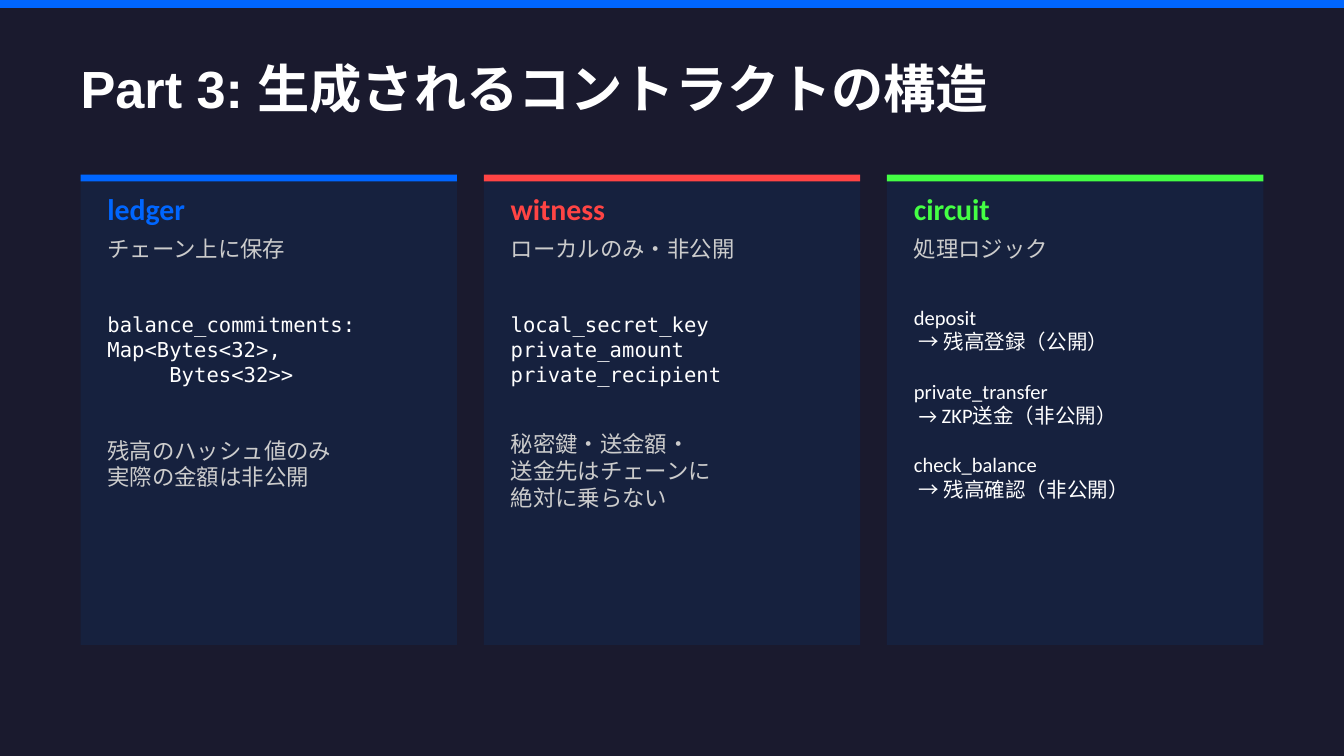
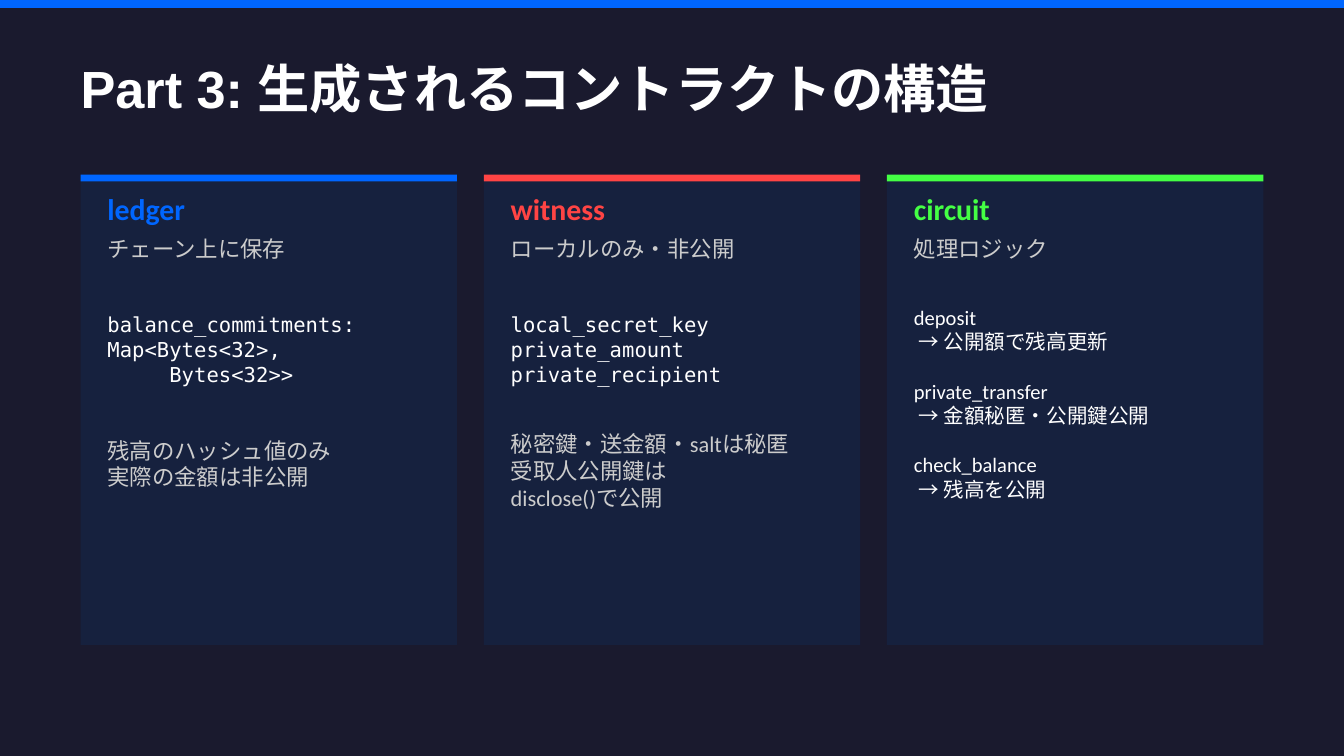
Before and after one commit to sition-jp/midnight-private-payment-demo, a slide deck: slide 8 of docs/midnight-mcp-manual.pptx. Drawn at 1344x756 pixels with LibreOffice and Linux fonts; fonts in the diff are those of the drawing. Boxes give left, top, right and bottom in pixels: in the first picture for what was removed or moved away, otherwise in the second. Text is boxed around its words. In the diff, an @@ line names an element or a change of style, - is before the commit and + after.

```diff
--- a/docs/midnight-mcp-manual.pptx
+++ b/docs/midnight-mcp-manual.pptx
@@ text at (x1=944, y1=331, x2=1109, y2=351): text changed @@
-→ 残高登録（公開）
+→ 公開額で残高更新
@@ text at (x1=944, y1=405, x2=1150, y2=425): text changed @@
-→ ZKP送金（非公開）
+→ 金額秘匿・公開鍵公開
@@ text at (x1=511, y1=433, x2=789, y2=509): text changed @@
-秘密鍵・送金額・
-送金先はチェーンに
-絶対に乗らない
+秘密鍵・送金額・saltは秘匿
+受取人公開鍵は
+disclose()で公開
@@ text at (x1=944, y1=479, x2=1047, y2=499): text changed @@
-→ 残高確認（非公開）
+→ 残高を公開
```
Also in this commit, not shown: 1 other slide changed, 21 other files.
